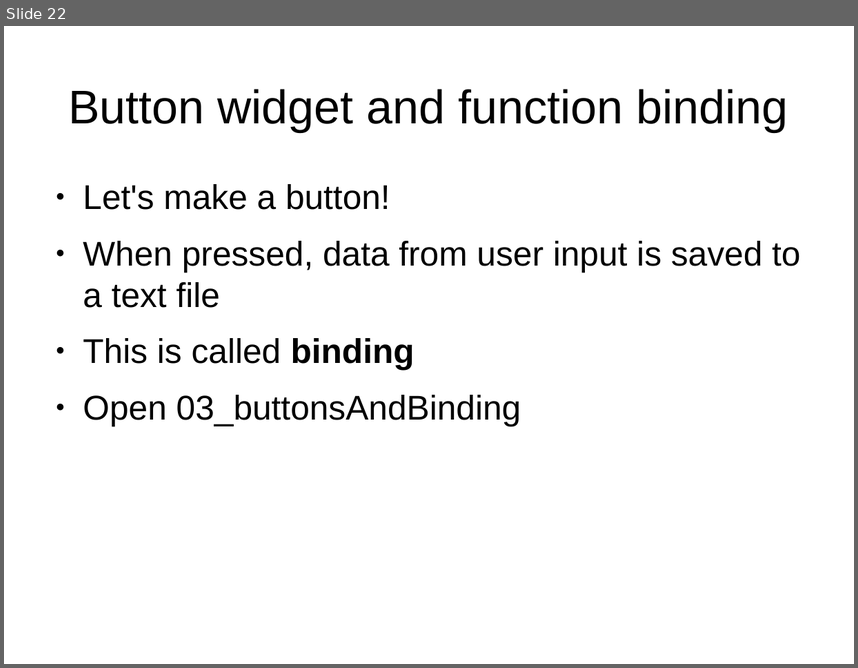
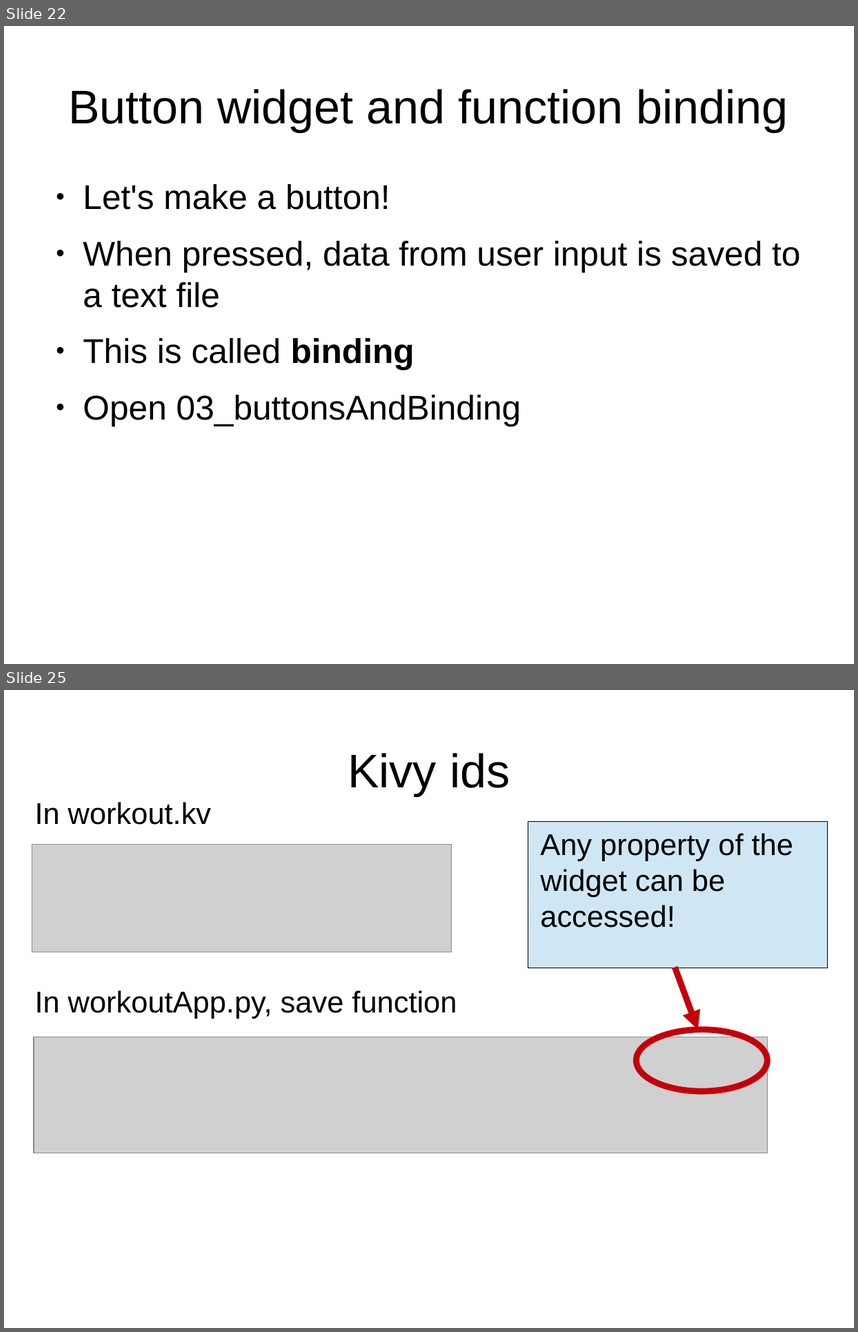
Before and after one commit to adasilva/intro_kivy, a slide deck: intro_kivy.odp. Shown one above the other, each under a label of ours: slide 22 before the commit, slides 22 and 25 after it; the slides between them are not shown. The pictures are 858x668 and 858x1332 pixels, drawn with LibreOffice and Linux fonts; fonts in the diff are those of the drawing; grey boxes stand for pictures. Boxes give left, top, right and bottom in pixels: in the first picture for what was removed or moved away, otherwise in the second. Text is boxed around its words. In the diff, an @@ line names an element or a change of style, - is before the commit and + after.

```diff
--- a/intro_kivy.odp
+++ b/intro_kivy.odp
@@ slide 25 added at [4, 690, 854, 1328], background #FFFFFF @@
@@ title added at [348, 753, 510, 796], 44 pt, text #000000 @@
+Kivy ids
@@ text added at [35, 802, 211, 825], 28 pt, text #000000 @@
+In workout.kv
@@ rectangle added at [528, 821, 828, 967], fill #CFE7F5, outline #000000 0 pt @@
@@ text added at [540, 833, 793, 927], 28 pt, text #000000 @@
+Any property of the widget can be accessed!
@@ picture added at [32, 845, 451, 952] @@
@@ arrow added from (675, 967) to (698, 1029), #C5000B 5.75 pt @@
@@ text added at [35, 990, 457, 1018], 28 pt, text #000000 @@
+In workoutApp.py, save function
@@ picture added at [34, 1037, 768, 1153] @@
@@ ellipse added at [637, 1029, 768, 1091], outline #C5000B 5.75 pt @@
```
Also in this commit, not shown: 5 other slides added, 3 other files.
